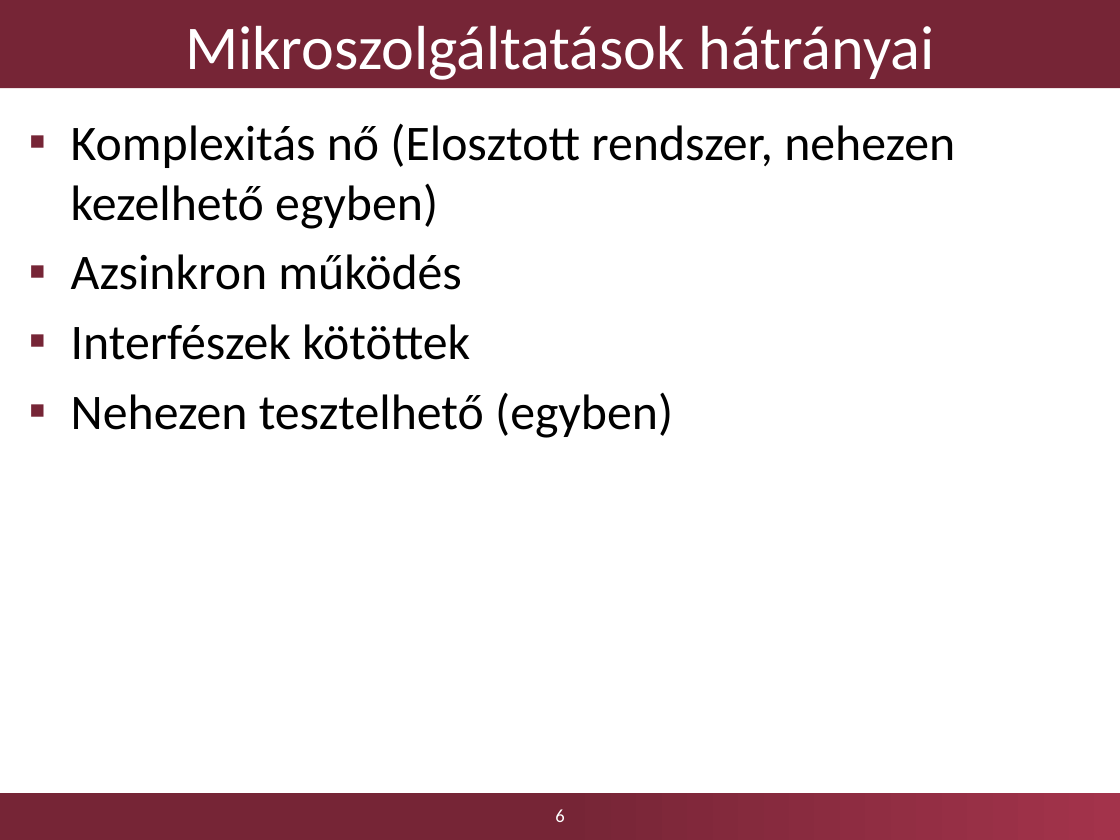
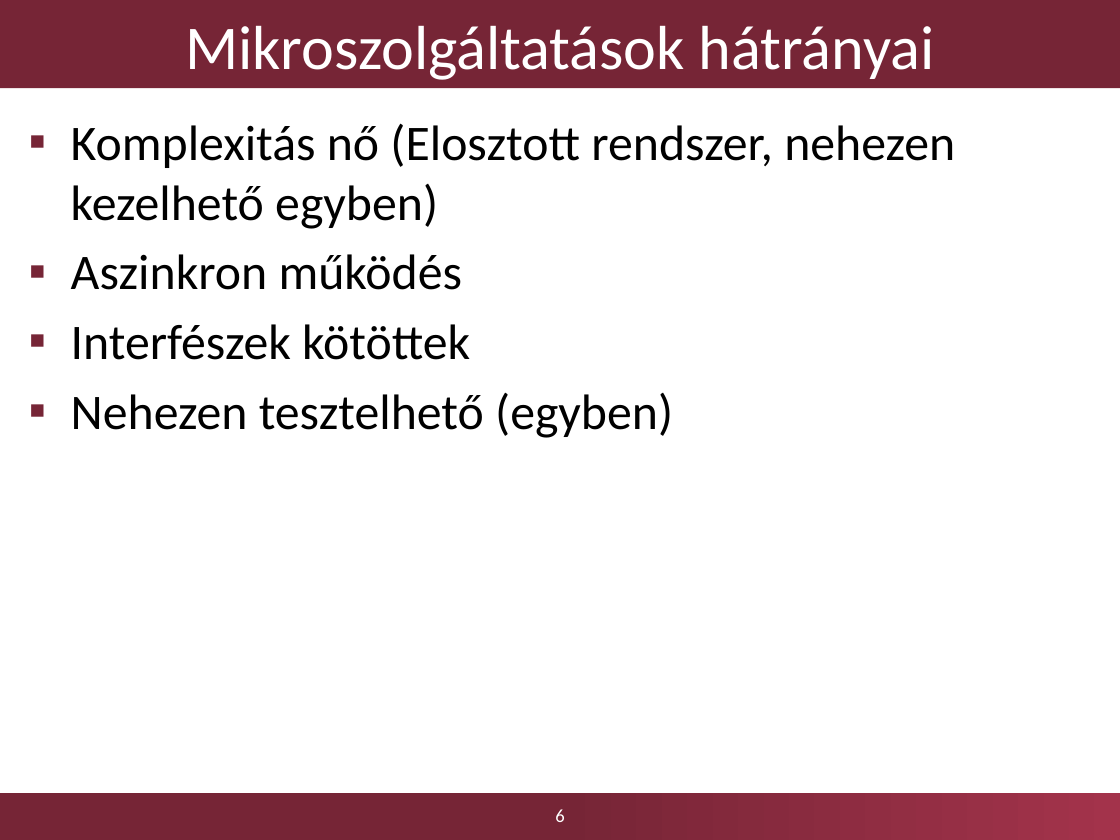
Before and after one commit to borlayda/dipterv2016-microservice, a slide deck: slide 6 of microservice.pptx. Drawn at 1120x840 pixels with LibreOffice and Linux fonts; fonts in the diff are those of the drawing; background and template pictures are left out. Boxes give left, top, right and bottom in pixels: in the first picture for what was removed or moved away, otherwise in the second. Text is boxed around its words. In the diff, an @@ line names an element or a change of style, - is before the commit and + after.

```diff
--- a/microservice.pptx
+++ b/microservice.pptx
@@ text at (71,254,462,290): text changed @@
-▪ Azsinkron működés
+▪ Aszinkron működés
```
Also in this commit, not shown: 3 other slides changed, 14 other files.
